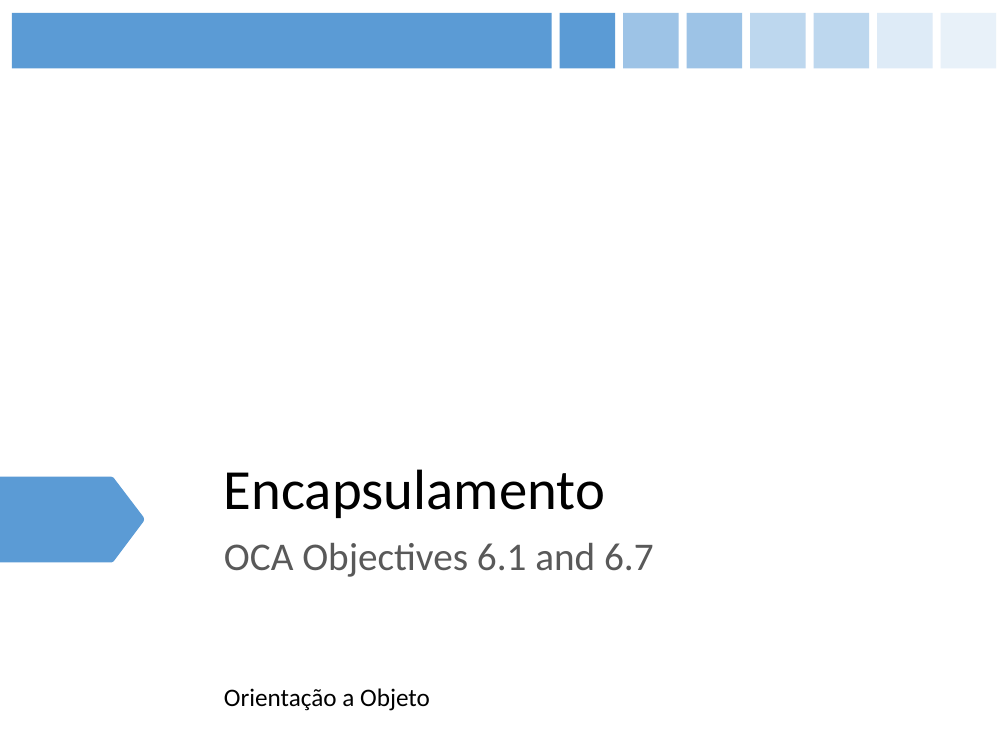
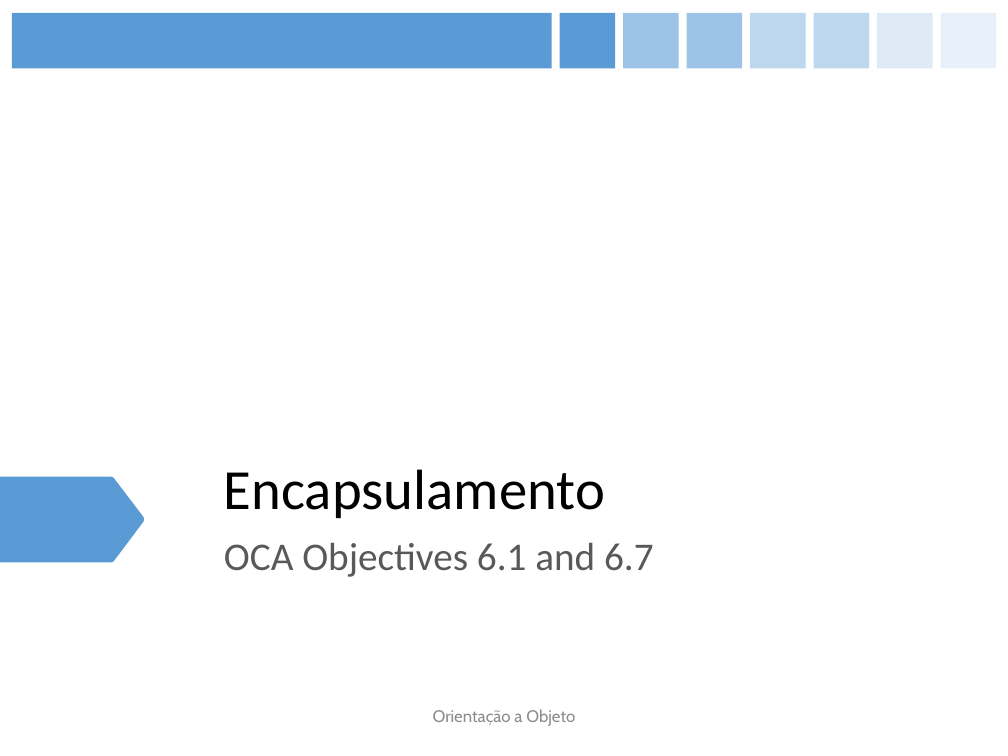
Before and after one commit to figueiredojrr/treinamentoJavaSeOcaAgosto, a slide deck: slide 30 of TreinamentoJavaSeOca/documentos/apresentação/OCA.pptx. Drawn at 1008x756 pixels with LibreOffice and Linux fonts; fonts in the diff are those of the drawing. Boxes give left, top, right and bottom in pixels: in the first picture for what was removed or moved away, otherwise in the second. Text is boxed around its words. In the diff, an @@ line names an element or a change of style, - is before the commit and + after.

```diff
--- a/TreinamentoJavaSeOca/documentos/apresentação/OCA.pptx
+++ b/TreinamentoJavaSeOca/documentos/apresentação/OCA.pptx
@@ text "Orientação a Objeto": place and size @@
-text "Orientação a Objeto" at box(224, 688, 430, 711)
+text "Orientação a Objeto" at box(433, 709, 575, 726)
@@ text "Orientação a Objeto" at box(433, 709, 575, 726): size 18 to 12 pt, font Calibri to Cabin, text colour #000000 to #8C8C8C; alignment left to centre @@
```
Also in this commit, not shown: 3 other slides changed, 4 slides added.
